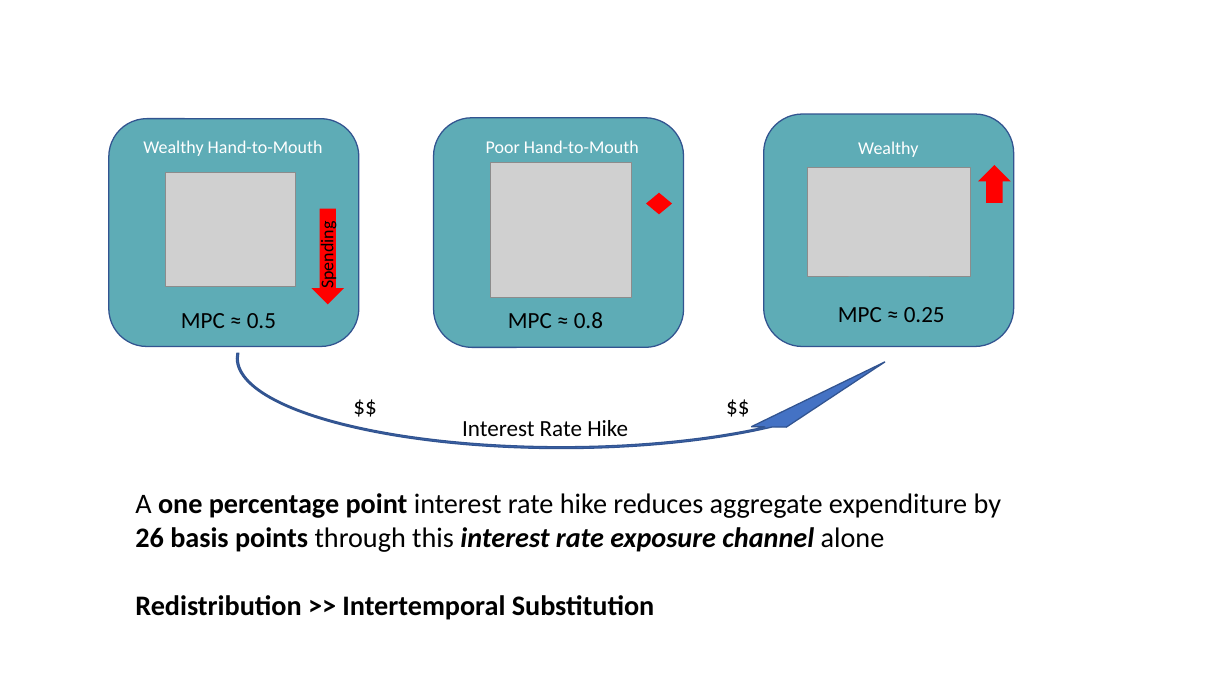
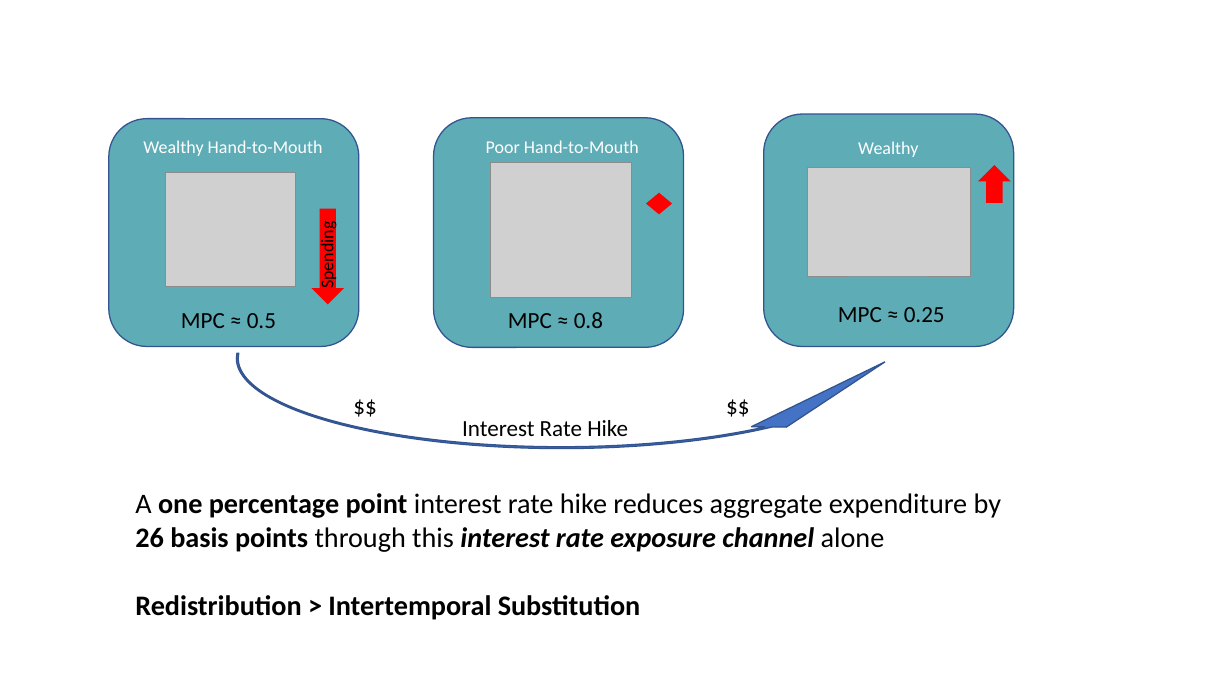
Before and after one commit to edmundcrawley/IncomeUncertaintyGit, a slide deck: slide 3 of Paper/Slides/SlideFigures/InterestRateExposureChannel.pptx. Drawn at 1232x693 pixels with LibreOffice and Linux fonts; fonts in the diff are those of the drawing; grey boxes stand for pictures. Boxes give left, top, right and bottom in pixels: in the first picture for what was removed or moved away, otherwise in the second. Text is boxed around its words. In the diff, an @@ line names an element or a change of style, - is before the commit and + after.

Commit message:
Updates slide picture to reflect > rather than >>

```diff
--- a/Paper/Slides/SlideFigures/InterestRateExposureChannel.pptx
+++ b/Paper/Slides/SlideFigures/InterestRateExposureChannel.pptx
@@ text at box(135, 595, 641, 620): text changed @@
-Redistribution >> Intertemporal Substitution
+Redistribution > Intertemporal Substitution
```
Also in this commit, not shown: 1 other file.
